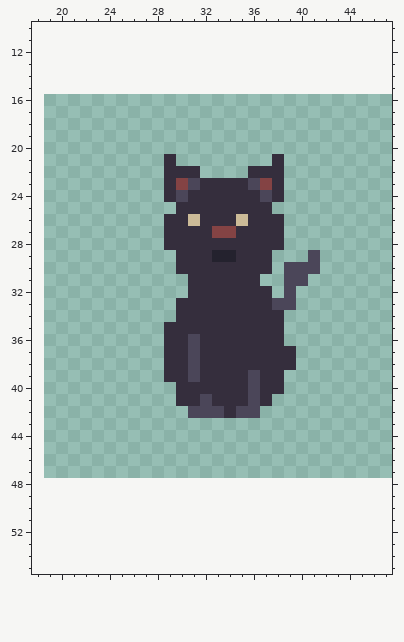
Pixel-art sprite -- sprites/s_kitten/layers/3b167414-b1ce-4283-bc19-374f17bd52dd/402f7c96-fc59-44fc-970d-956a8d9bd4b7.png. That is the earlier state.
The file is 32x32 pixels. Shown: x 18..47, y 10..55. The old version is drawn lined up with the new one, on the new canvas.
After:
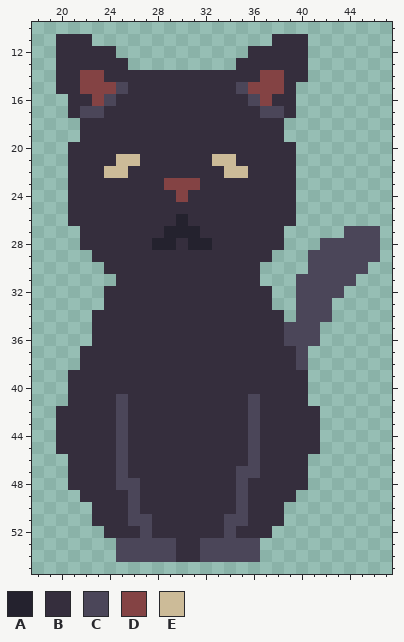
Palette (. is transparent): A #24222e  B #352e3d  C #4b4659  D #844344  E #ccbb98
Edits made:
canvas 32x32 -> 64x64, the old top-left corner now at 19,16
Colour A is added in row 28 at x 28.
Colour A replaces colour B in row 26 at x 30; in row 27 at x 29 to 31; in row 28 at x 29 and 31 to 32.
Colour B is added in row 11 at x 20 to 22 and 38 to 40; in row 12 at x 20 to 24 and 36 to 40; in row 13 at x 20 to 25 and 35 to 40; in row 14 at x 20 to 21, 24 to 36 and 39 to 40; in row 15 at x 20 to 21, 26 to 34 and 39; in row 16 at x 21 to 22, 25 to 35 and 38 to 39.
Colour B is added in row 17 at x 21, 24 to 36 and 39; in rows 18 to 19 at x 22 to 38; in row 20 at x 21 to 39; in row 21 at x 21 to 24, 27 to 28, 30 to 32, 35 to 37 and 39; in row 22 at x 21 to 23, 26 to 28, 32 to 33 and 39; in rows 23 to 24 at x 21 to 28 and 39.
Colour B is added in row 25 at x 21 to 29 and 38 to 39; in row 26 at x 21 to 28 and 39; in row 27 at x 22 to 28; in row 28 at x 22 to 27; in row 29 at x 23 to 29; in row 30 at x 24 to 29.
Colour B is added in row 31 at x 25 to 30; in row 32 at x 24 to 30; in row 33 at x 24 to 29; in row 34 at x 23 to 29; in rows 35 to 36 at x 23 to 28; in rows 37 to 38 at x 22 to 28.
Colour B is added in row 39 at x 21 to 28 and 39 to 40; in row 40 at x 21 to 29 and 39 to 40; in row 41 at x 21 to 24, 26 to 29 and 38 to 40; in row 42 at x 20 to 24, 26 to 30 and 37 to 41; in rows 43 to 45 at x 20 to 24, 26 to 35 and 37 to 41; in row 46 at x 21 to 24, 26 to 35 and 37 to 40.
Colour B is added in row 47 at x 21 to 24, 26 to 34 and 37 to 40; in row 48 at x 21 to 24, 27 to 34 and 36 to 40; in row 49 at x 22 to 25, 27 to 34 and 36 to 39; in row 50 at x 23 to 25, 27 to 34 and 36 to 38; in row 51 at x 23 to 25, 28 to 33 and 36 to 38; in row 52 at x 24 to 26, 28 to 33 and 35 to 37.
Colour B is added in rows 53 to 54 at x 30 to 31.
Colour B replaces colour A in row 29 at x 33 to 34.
Colour B replaces colour C in row 23 at x 36; in row 24 at x 37; in rows 36 to 38 at x 31; in row 39 at x 31 and 36; in row 40 at x 36; in row 41 at x 32.
Colour B replaces colour C in row 42 at x 31 to 33 and 35.
Colour B replaces colour D in row 23 at x 37; in row 27 at x 33 to 34.
Colour B replaces colour E in row 26 at x 31 and 35.
Colour C is added in row 15 at x 25 and 35; in row 16 at x 24 and 36; in row 17 at x 22 to 23 and 37 to 38; in row 27 at x 44 to 46; in rows 28 to 29 at x 42 to 46; in row 30 at x 42 to 45.
Colour C is added in row 31 at x 41 to 44; in row 32 at x 40 to 43; in rows 33 to 34 at x 40 to 42; in rows 35 to 36 at x 39 to 41; in rows 37 to 38 at x 40; in rows 41 to 42 at x 25.
Colour C is added in rows 43 to 46 at x 25 and 36; in row 47 at x 25 and 35 to 36; in row 48 at x 25 to 26 and 35; in rows 49 to 50 at x 26 and 35; in row 51 at x 26 to 27 and 34 to 35; in row 52 at x 27 and 34.
Colour C is added in rows 53 to 54 at x 25 to 29 and 32 to 36.
Colour D is added in row 14 at x 22 to 23 and 37 to 38; in row 15 at x 22 to 24 and 36 to 38; in row 16 at x 23 and 37.
Colour D replaces colour B in row 23 at x 29.
Colour D replaces colour C in row 23 at x 31; in row 24 at x 30.
Colour E is added in row 21 at x 25 to 26 and 33 to 34; in row 22 at x 24 to 25 and 34 to 35.
The edit erases colour B in row 30 at x 37.
The edit erases colour C in row 30 at x 39 to 40; in rows 31 to 32 at x 39; in row 33 at x 38 to 39.
Boxes around the changes in both pictures, in picture pixels (x1, y1, x2, y2):
changed: (56, 34, 380, 562)
